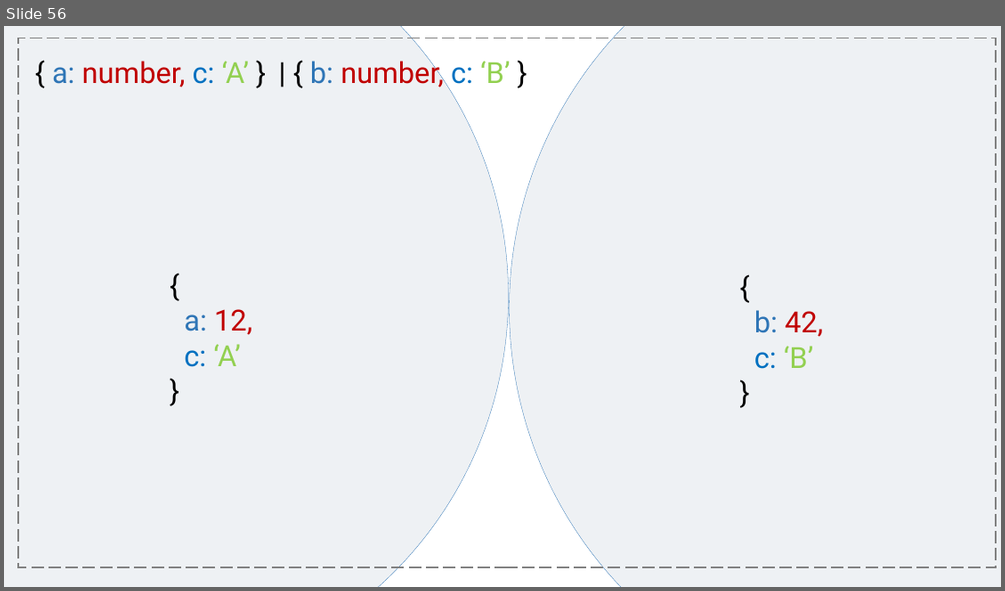
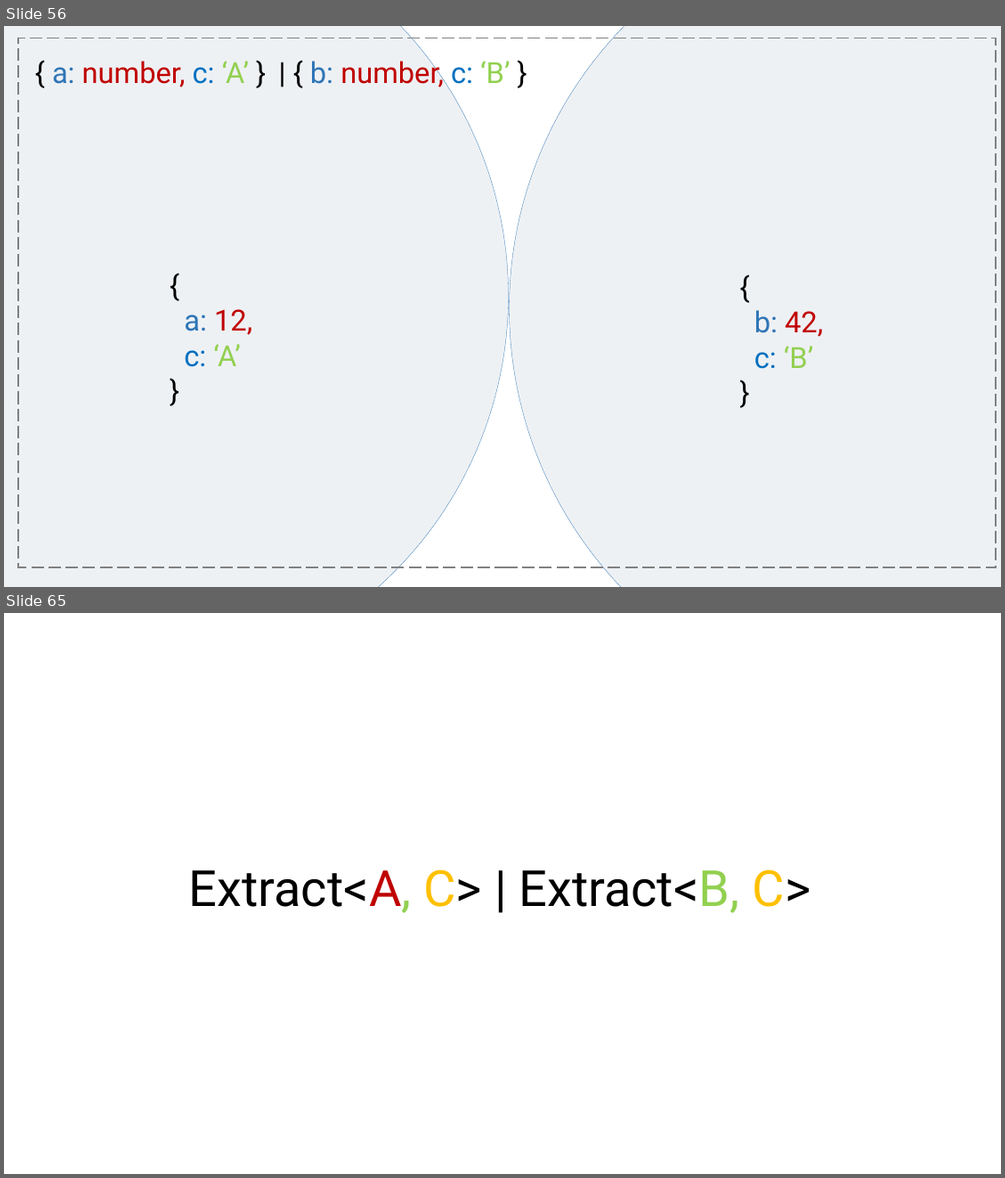
Before and after one commit to rkhaimov/brain-gym, a slide deck: Презентация.pptx. Shown one above the other, each under a label of ours: slide 56 before the commit, slides 56 and 65 after it; the slides between them are not shown. The pictures are 1005x591 and 1005x1178 pixels, drawn with LibreOffice and Linux fonts; fonts in the diff are those of the drawing. Boxes give left, top, right and bottom in pixels: in the first picture for what was removed or moved away, otherwise in the second. Text is boxed around its words. In the diff, an @@ line names an element or a change of style, - is before the commit and + after.

```diff
--- a/Презентация.pptx
+++ b/Презентация.pptx
@@ slide 65 added at [4, 613, 1001, 1174], background #FFFFFF @@
@@ text added at [189, 869, 811, 913], 48 pt, text #000000 @@
+Extract<A, C> | Extract<B, C>
```
Also in this commit, not shown: 8 other slides added.
